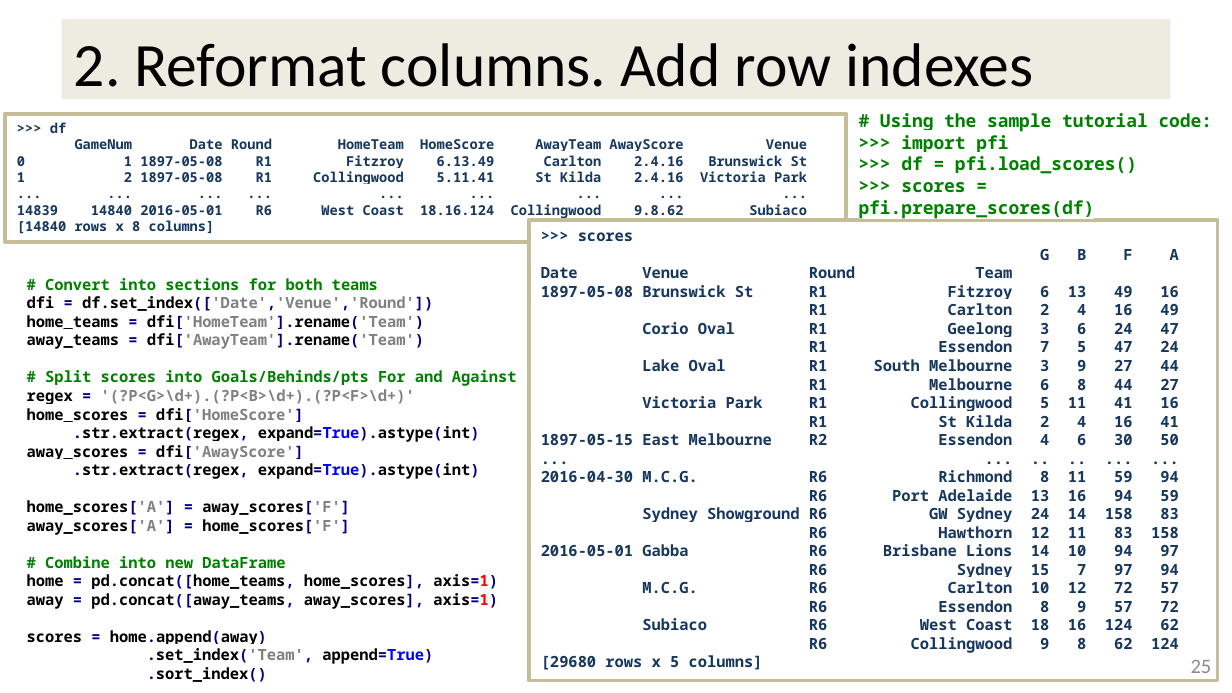
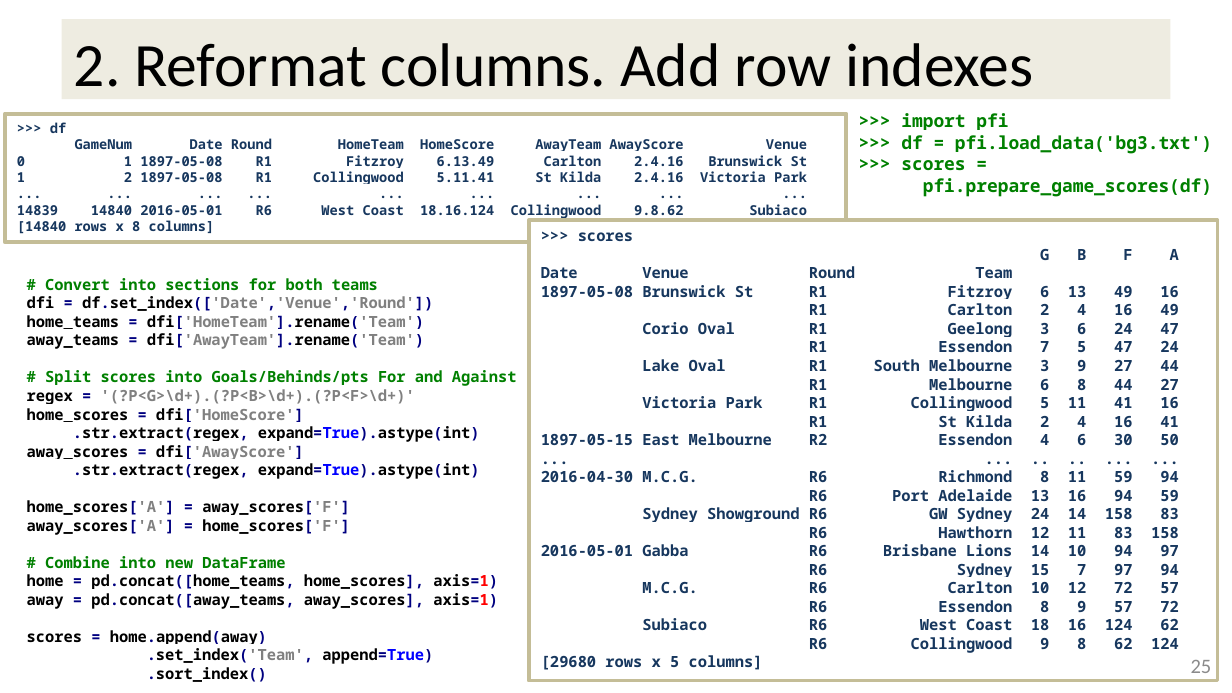
Before and after one commit to stevesimmons/PyDataDC2016-PandasFromTheInside, a slide deck: slide 26 of pfi.pptx. Drawn at 1232x693 pixels with LibreOffice and Linux fonts; fonts in the diff are those of the drawing. Boxes give left, top, right and bottom in pixels: in the first picture for what was removed or moved away, otherwise in the second. Text is boxed around its words. In the diff, an @@ line names an element or a change of style, - is before the commit and + after.

Commit message:
Final PyData DC slides

```diff
--- a/pfi.pptx
+++ b/pfi.pptx
@@ text at bbox=[880, 113, 1213, 132]: paragraph removed @@
-# Using the sample tutorial code:
@@ text at bbox=[901, 135, 1212, 197]: text changed @@
->>> df = pfi.load_scores()
->>> scores = pfi.prepare_scores(df)
+>>> df = pfi.load_data('bg3.txt')
+>>> scores =
+pfi.prepare_game_scores(df)
```
Also in this commit, not shown: 8 other slides changed, 2 slides added, 1 other file.
